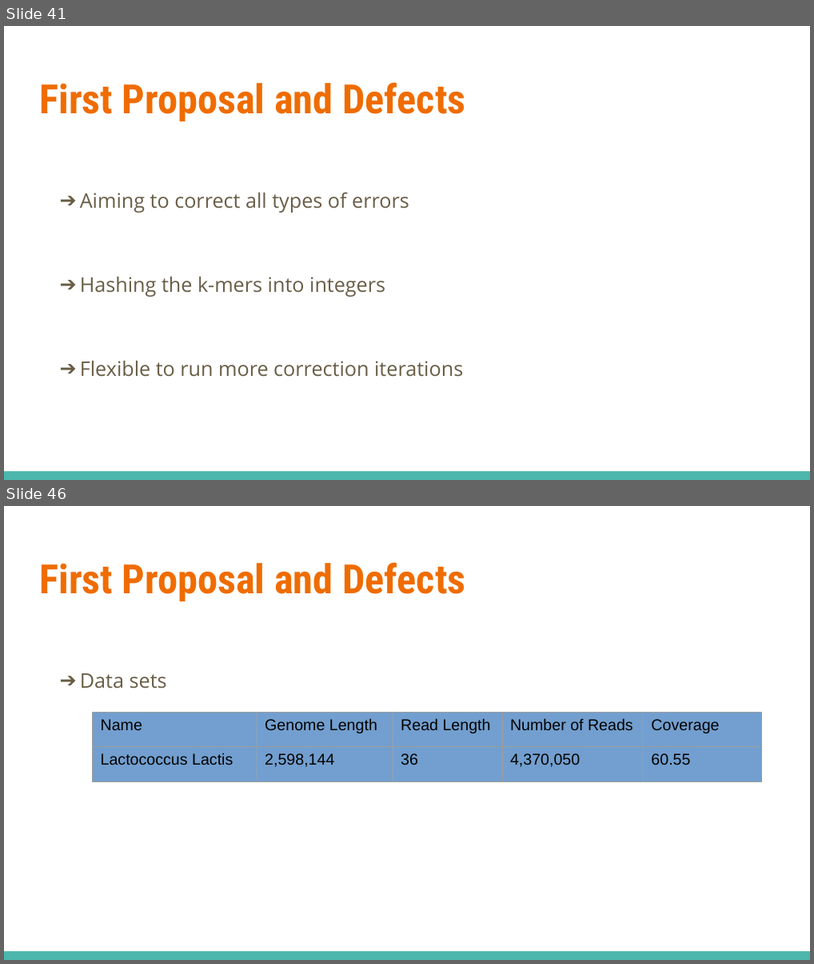
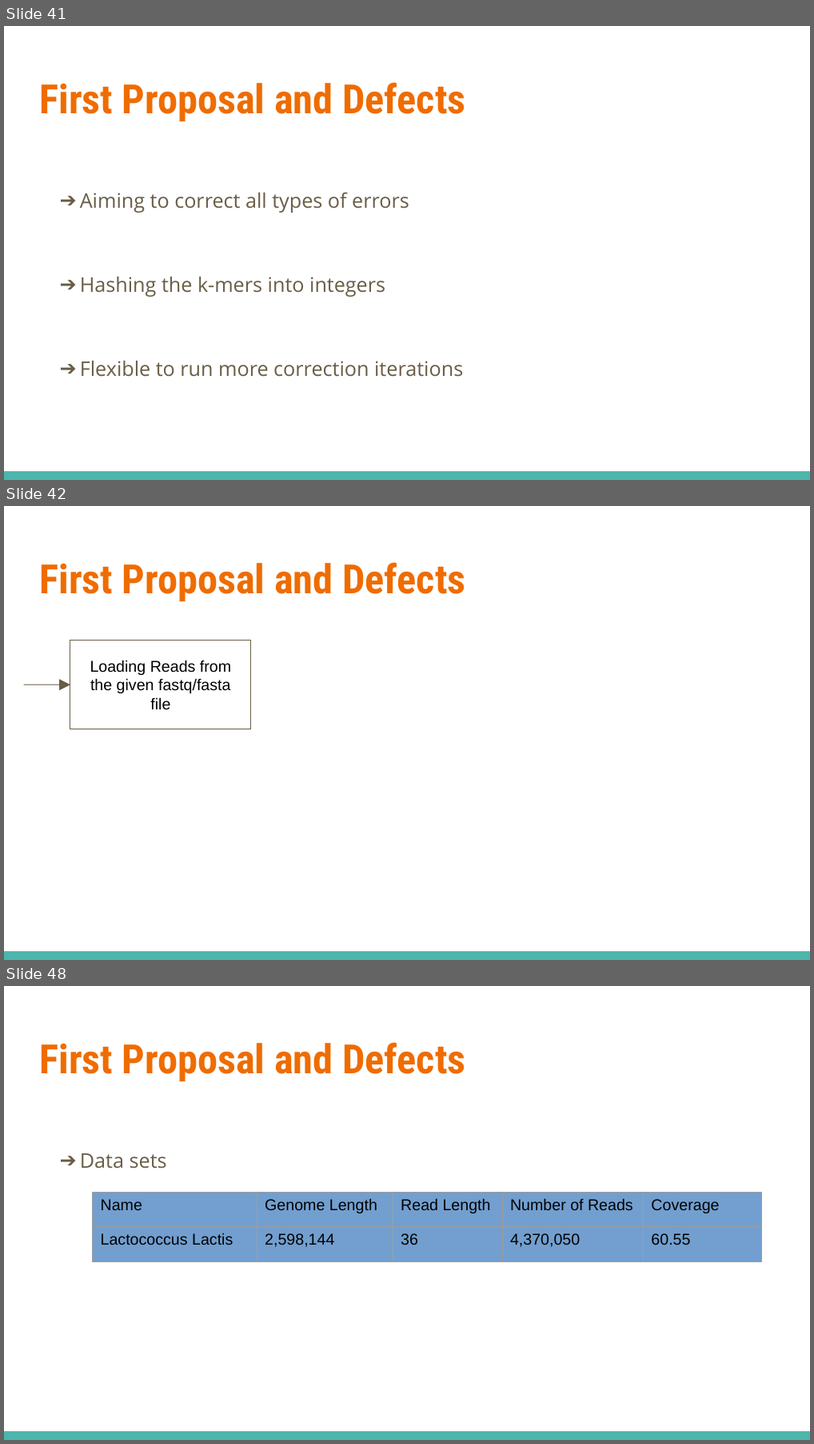
Before and after one commit to salmagomaa/masters-seminar, a slide deck: Presentation/DNA_Seq_Error_Corr_Alg.odp. Shown one above the other, each under a label of ours: slides 41 and 46 before the commit, slides 41, 42 and 48 after it; the slides between them are not shown. The pictures are 814x964 and 814x1444 pixels, drawn with LibreOffice and Linux fonts; fonts in the diff are those of the drawing. Boxes give left, top, right and bottom in pixels: in the first picture for what was removed or moved away, otherwise in the second. Text is boxed around its words. In the diff, an @@ line names an element or a change of style, - is before the commit and + after.

```diff
--- a/Presentation/DNA_Seq_Error_Corr_Alg.odp
+++ b/Presentation/DNA_Seq_Error_Corr_Alg.odp
@@ slide 42 added at bbox=[4, 506, 810, 960], background #FFFFFF; not listed: 1 template element that a slide beside it also shows @@
@@ title added at bbox=[39, 562, 466, 602], 36 pt, text #EF6C00, bold @@
+First Proposal and Defects
@@ rectangle added at bbox=[70, 640, 250, 728], outline #695D46 0.74 pt, 14 pt, text #000000 @@
+Loading Reads from the given fastq/fasta file
@@ arrow added from (24, 684) to (70, 684), #695D46 0.74 pt @@
@@ what was slide 46 is now slide 48 @@
```
Also in this commit, not shown: 7 slides changed, 1 other slide added, 12 other files.
